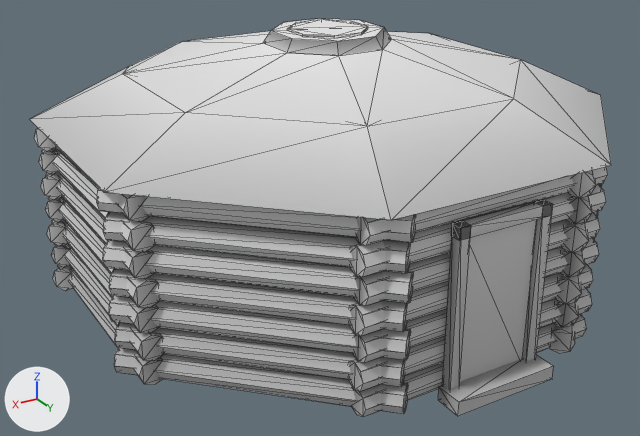
One commit to the glTF model assets/models/monumentvalley/buildings/hogan.glb: the scene before it, then after it.
One viewpoint serves both versions: a 50 mm camera at (6.15, 10.04, 5.85) aimed at (0.31, 0.32, 0.99). The lights are fixed; the arrows at lower left show +X, +Y and +Z. The picture after the commit comes second. Mesh edges are drawn as thin lines. Vertices at exactly the same position are counted once.

The first picture shows 'Hogan_Logs', 'Hogan_Openings', 'Hogan_Roof'.
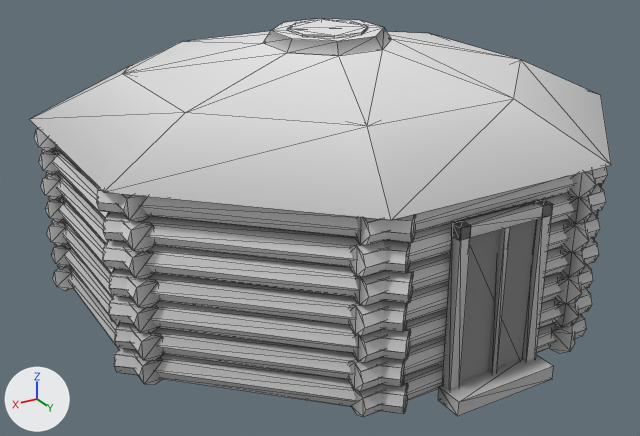
Pixel boxes [x1, y1, x2, y2] of what changed, in the pictures (640 x 436 px):
'Hogan_Openings', reshaped: before [287, 20, 537, 381]; after [287, 20, 368, 38]
part 1 of me_hogan_logs, added: after [460, 220, 537, 381]
part 2 of me_hogan_logs, added: after [488, 227, 510, 375]
part 3 of me_hogan_openings, deleted: before [460, 220, 537, 381]

Patch to the scene script:
```diff
--- a/assets/models/monumentvalley/buildings/hogan.glb.py
+++ b/assets/models/monumentvalley/buildings/hogan.glb.py
@@ me_hogan_logs @@
 # used by ob_hogan_logs; location = (0.0, 0.0, 0.0)
-me_hogan_logs.from_pydata(...)  # 1002 vertices, 1744 faces; spans x -3.67..3.67, y -3.67..3.89, z 0.0..3.52
+me_hogan_logs.from_pydata(...)  # 1018 vertices, 1768 faces; spans x -3.67..3.67, y -3.67..3.89, z 0.0..3.52
+# me_hogan_logs part 1: a new loose piece, a box spanning x -0.5..0.5, y 3.51..3.59, z 0.14..2.04, in mat_paletteatlas
+# me_hogan_logs part 2: a new loose piece, a box spanning x -0.035..0.035, y 3.55..3.67, z 0.14..2.04, in mat_paletteatlas
+# other edits to the shape of me_hogan_logs do not show in these pictures
 me_hogan_logs.materials.append(mat_paletteatlas)
@@ me_hogan_openings @@
 # used by ob_hogan_openings; location = (0.0, 0.0, 0.0)
-me_hogan_openings.from_pydata(...)  # 32 vertices, 52 faces; spans x -2.79..0.5, y -0.5..3.59, z 0.14..3.54
+me_hogan_openings.from_pydata(...)  # 24 vertices, 40 faces; spans x -2.79..0.5, y -0.5..2.79, z 1.04..3.54
+# me_hogan_openings part 3: the loose piece of 8 vertices spanning x -0.5..0.5, y 3.51..3.59, z 0.14..2.04 is deleted
 me_hogan_openings.materials.append(mat_paletteatlas)
```
